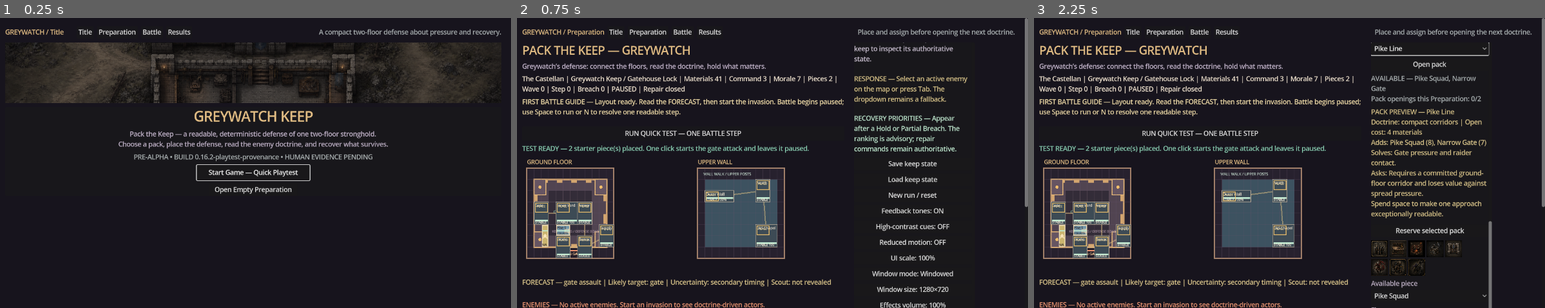
Above: before the commit, frames 1-3 (left to right).
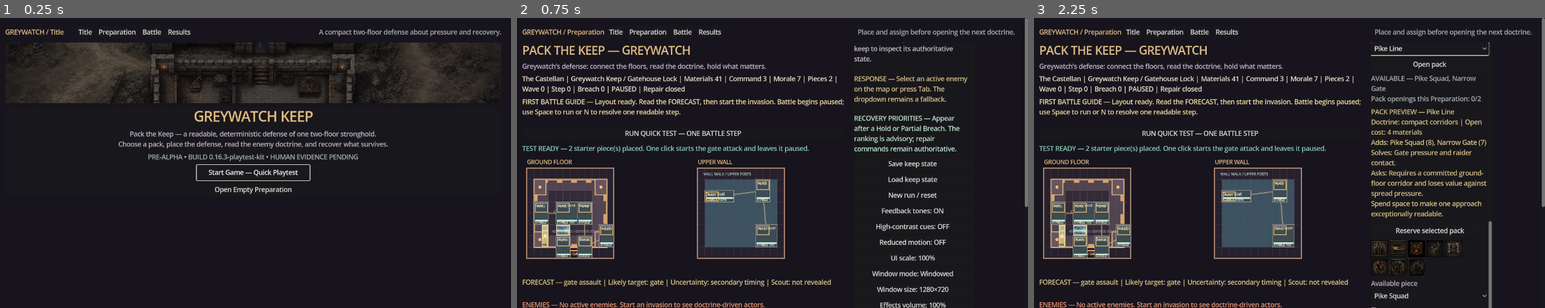
Above: after the commit, the same moments.

Repository: raphaelroshan/pack-the-keep
Game: Godot game, scene res://scenes/Main.tscn
Two runs of this game, one before a commit and one after it. Both use one fixed random seed, a clock stepped at 60 frames per second and the inputs below.
Inputs:
- Up to frame 1 (0.25 s): no input
- Up to frame 2 (0.75 s): click "Start Game — Quick Playtest" at 0.5 s
- Up to frame 3 (2.25 s): click "Title" at 1.25 s; click "Start Game — Quick Playtest" at 2 s

The runs differ from the first frame. In frame 1, 0.6% of the frame differs, in the area x 26-73%, y 46-50%; in frame 2, nothing differs; in frame 3, nothing differs.

Commit message:
Bundle playtest artifact provenance

Diff:
--- a/content/content_manifest.json
+++ b/content/content_manifest.json
@@ -1,7 +1,7 @@
 {
   "schema_version": 1,
   "game_id": "pack-the-keep",
-  "content_version": "0.16.2",
+  "content_version": "0.16.3",
   "p4_vertical_slice": {
     "status": "implemented",
     "scorecard": "each_resolved_wave_records_doctrine_outcome_damage_defeated_enemies_and_recovery_actions",
@@ -260,12 +260,13 @@
     "required_matrix": ["castellan_baseline", "castellan_hardened_vanguard", "warden_baseline", "warden_hardened_vanguard"],
     "build_identity_surface": "title_screen_pre_alpha_build_label",
     "artifact_provenance": ["source_revision", "artifact_filename", "artifact_sha256", "artifact_size_bytes"],
+    "playtest_kit": "ci_bundles_playtest_build_json_beside_the_exact_windows_executable",
     "matrix_rule": "all_four_required_combinations_must_share_one_source_revision_and_artifact_sha256",
     "human_gate": "pending",
     "release_ready": false,
     "scope_boundary": "automation_validates_evidence_shape_but_never_authors_observations_approves_distribution_or_marks_release_ready",
     "triage": "stable_issue_keys_group_repeated_findings_into_deterministic_reversible_task_candidates",
-    "evidence": ["docs/p16_human_playtest_protocol.md", "tools/new_playtest_session.py", "tools/validate_p16_playtests.py", "tools/summarize_p16_playtests.py", "tests/test_p16_playtest_protocol. …(86 unchanged characters)…
+    "evidence": ["docs/p16_human_playtest_protocol.md", "tools/write_playtest_build_manifest.py", "tools/new_playtest_session.py", "tools/validate_p16_playtests.py", "tools/summarize_p16_playtests.py", "tests/test_p16_playtest_build_manifest.py", "tests/test_p16_playtest_protocol. …(86 unchanged characters)…
     "next_slice": "p16_human_sessions_then_release_preparation"
   },
   "campaign": {
--- a/content/gameplay_framework.json
+++ b/content/gameplay_framework.json
@@ -1,7 +1,7 @@
 {
   "schema_version": 1,
   "game_id": "pack-the-keep",
-  "framework_version": "0.16.2-playtest-provenance",
+  "framework_version": "0.16.3-playtest-kit",
   "design_promise": "Choose a commander, open a coherent pack, arrange a readable keep, and adapt when a forecasted invasion tests the doctrine you chose.",
   "p0_alpha_foundation": {
     "status": "implemented",
@@ -306,6 +306,7 @@
     "observation_contract": ["onboarding", "first_successful_hold", "partial_breach_recovery", "event_comprehension", "replay_motivation", "controller_scaling", "pause_trust", "save_recovery", "packaged_close"],
     "triage_contract": "human_authored_issue_keys_repeated_in_two_or_more_records_become_deterministic_task_candidates",
     "provenance_contract": "completed_matrix_coverage_is_counted_per_exact_source_revision_and_artifact_sha256_cohort",
+    "artifact_contract": "ci_packages_playtest_build_json_with_the_windows_executable_and_session_generation_revalidates_the_hash",
     "presentation": "title_screen_names_the_exact_pre_alpha_build_identity",
     "automation_boundary": "validators_may_report_matrix_coverage_but_human_playtest_and_release_gates_remain_pending_until_owner_approval",
     "non_goals": ["fabricated_sessions", "automatic_release_approval", "external_distribution", "storefront_submission"]
--- a/content/p12_alpha_checklist.json
+++ b/content/p12_alpha_checklist.json
@@ -1,6 +1,6 @@
 {
   "schema_version": 1,
-  "build_version": "0.16.2-playtest-provenance",
+  "build_version": "0.16.3-playtest-kit",
   "status": "candidate",
   "checks": [
     {"id": "windows_launch", "status": "implemented", "evidence": ["tests/test_release_identity.py", "tools/run_packaged_smoke.py", ".github/workflows/ci.yml"]},
--- a/content/p16_playtest_protocol.json
+++ b/content/p16_playtest_protocol.json
@@ -1,6 +1,6 @@
 {
   "schema_version": 1,
-  "build_version": "0.16.2-playtest-provenance",
+  "build_version": "0.16.3-playtest-kit",
   "status": "ready_for_human_sessions",
   "release_ready": false,
   "minimum_completed_sessions": 4,
@@ -22,7 +22,7 @@
   "allowed_observation_statuses": ["pass", "friction", "blocked", "not_tested"],
   "allowed_finding_severities": ["critical", "high", "medium", "low"],
   "required_finding_fields": ["id", "issue_key", "observation_id", "severity", "summary", "reproduction", "suggested_action"],
-  "required_provenance_fields": ["source_revision", "artifact.name", "artifact.sha256", "artifact.size_bytes"],
+  "required_provenance_fields": ["source_revision", "ci_run_id", "artifact.name", "artifact.sha256", "artifact.size_bytes"],
   "repeat_threshold": 2,
   "privacy_rule": "Use a non-identifying tester alias. Do not record names, email addresses, voice, video, or unrelated device identifiers in session JSON.",
   "completion_rule": "Only a human observer may mark a session completed after directly recording every required observation and an observer summary.",
--- a/project.godot
+++ b/project.godot
@@ -6,7 +6,7 @@
 
 [application]
 config/name="Pack the Keep"
-config/version="0.16.2-playtest-provenance"
+config/version="0.16.3-playtest-kit"
 run/main_scene="res://scenes/Main.tscn"
 config/features=PackedStringArray("4.3", "GL Compatibility")
 boot_splash/bg_color=Color(0.045, 0.04, 0.055, 1)
--- a/tools/ci_manifest.json
+++ b/tools/ci_manifest.json
@@ -1,7 +1,7 @@
 {
   "slug": "pack-the-keep",
   "display_name": "Pack the Keep",
-  "build_version": "0.16.2-playtest-provenance",
+  "build_version": "0.16.3-playtest-kit",
   "godot_test": "res://tests/test_keep_state.gd",
   "primary_repo": "raphaelroshan/pack-the-keep",
   "release_platforms": ["steam", "epic-games-store"],
Not shown, changed: .github/workflows/ci.yml
Not shown, changed: README.md
Not shown, changed: docs/agent_feeding_guide.md
Not shown, changed: docs/agent_handoff_roadmap.md
Not shown, changed: docs/decision_log.md
Not shown, changed: docs/internal_test_release.md
Not shown, changed: docs/p16_human_playtest_protocol.md
Not shown, changed: playtests/sessions/README.md
Not shown, changed: scripts/verify.sh
Not shown, added: tests/test_p16_playtest_build_manifest.py
Not shown, changed: tests/test_p16_playtest_protocol.py
Not shown, changed: tests/test_p16_playtest_summary.py
(and 3 more such lines)
